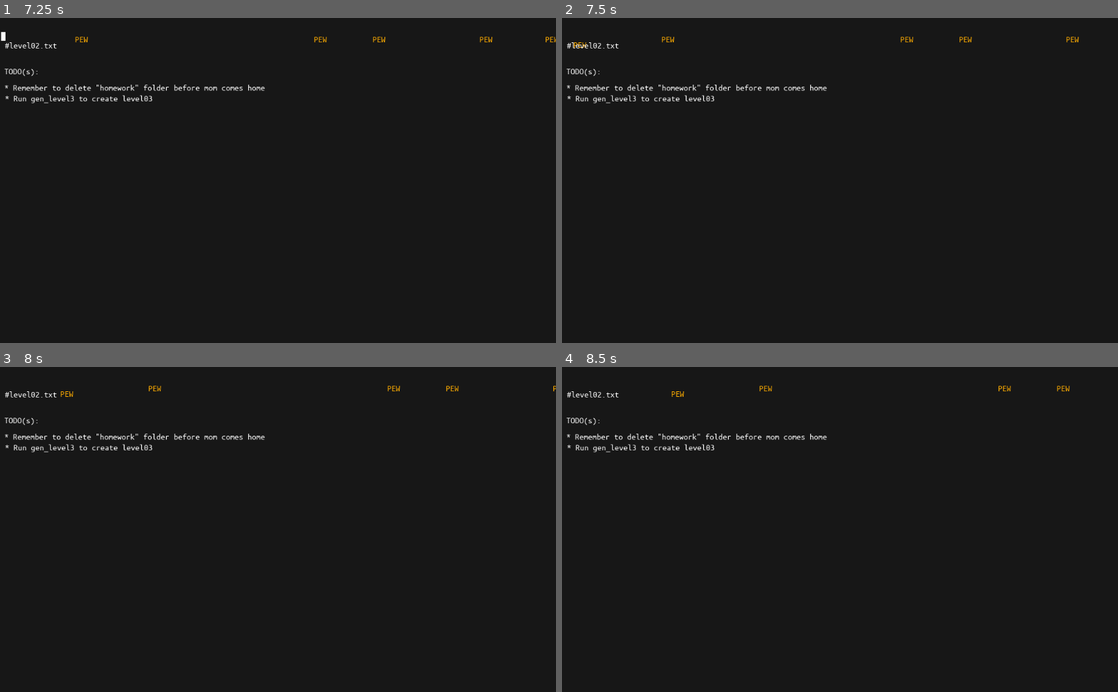
Above: before the commit, frames 1-4 (two rows, left to right).
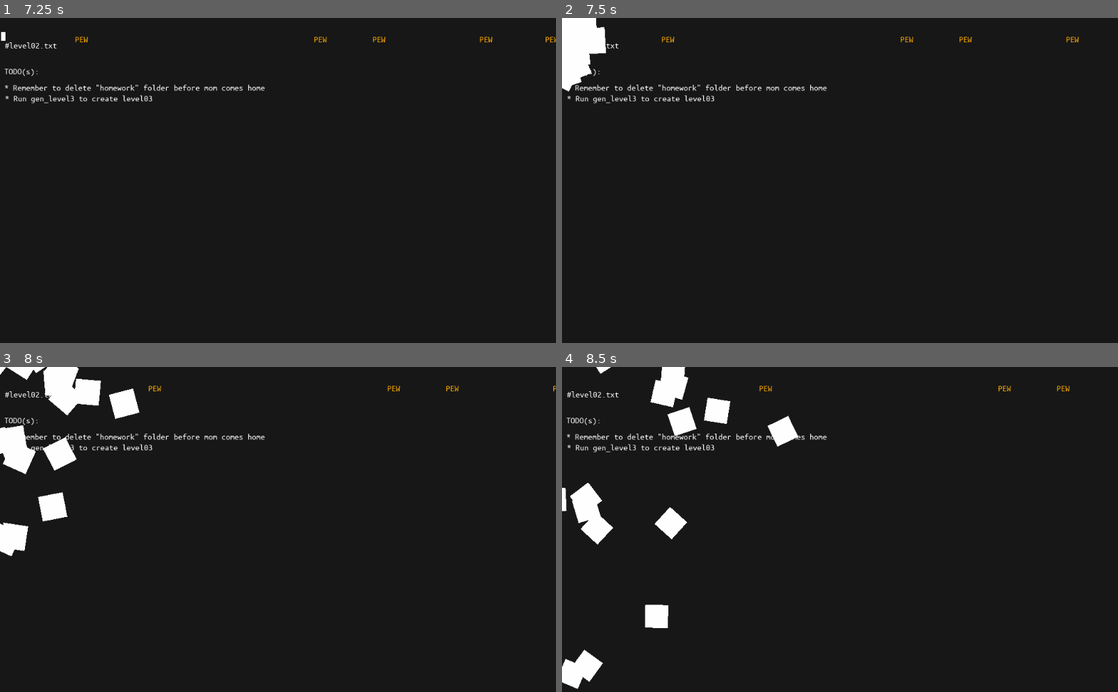
Above: after the commit, the same moments.

Repository: jaydubbyasee/ld45terminal
Game: Godot game, scene res://scenes/levels/level02/Level_02.tscn
The game is run twice, just before and just after one commit, with the same random seed, the same clock (stepped at 60 frames per second) and the same inputs. This scene is started directly instead of the project's main scene.
Inputs (mouse positions are in pixels of both pictures, inside the frame that each line leads up to):
- Up to frame 1 (7.25 s): click (88, 37) at 0.52 s; type "12" at 0.6 s; tap Enter (ui_accept) at 1.25, 1.52, 2.27, 2.75, 3.77, 4.25, 4.52, 5.27, 5.75, 6.5, 6.77 s; hold Right (ui_right) 1.28-2.78 s; tap D (shoot) every 0.75 s from 1.35 to 6.6 s; hold Left (ui_left) 2.78-3.53 s; hold Right (ui_right) 3.53-5.03 s; hold Left (ui_left) 5.03-5.78 s; hold Right (ui_right) 5.78-6.53 s; hold Left (ui_left) from 6.53 s (still down)
- Up to frame 2 (7.5 s): keep holding Left (ui_left); tap Enter (ui_accept) at 7.25 s; tap D (shoot) at 7.35 s
- Up to frame 3 (8 s): keep holding Left (ui_left); tap Enter (ui_accept) at 7.52 s
- Up to frame 4 (8.5 s): release Left (ui_left) at 8.03 s; hold Right (ui_right) from 8.03 s (still down); tap D (shoot) at 8.1 s; tap Enter (ui_accept) at 8.27 s

Frame 1 is identical in both runs. In frame 2, 1.3% of the frame differs, in the area x 0-8%, y 0-23%; in frame 3, 3.3%; in frame 4, 3.5%, in the area x 0-43%, y 0-100%.

Commit message:
Hide player on death

Diff:
--- a/CursorBoy.gd
+++ b/CursorBoy.gd
@@ -96,3 +96,4 @@
 	$DeathSfxPlayer.play()
 	$DeathTimer.start()
 	_dead = true
+	$AnimatedSprite.visible = false
--- a/scenes/levels/level02/Level_02.tscn
+++ b/scenes/levels/level02/Level_02.tscn
@@ -6,7 +6,7 @@
 [ext_resource path="res://scenes/levels/level01/Node.gd" type="Script" id=4]
 
 [sub_resource type="RectangleShape2D" id=1]
-extents = Vector2( 596.576, 387 )
+extents = Vector2( 506.576, 337 )
 
 [sub_resource type="RectangleShape2D" id=2]
 extents = Vector2( 46.2842, 20 )
@@ -172,7 +172,6 @@
 script = ExtResource( 3 )
 
 [node name="WorldBounds" type="Area2D" parent="."]
-visible = false
 
 [node name="CollisionShape2D" type="CollisionShape2D" parent="WorldBounds"]
 position = Vector2( 513.424, 337 )
--- a/scenes/levels/level03/Level_03.tscn
+++ b/scenes/levels/level03/Level_03.tscn
@@ -5,7 +5,7 @@
 [ext_resource path="res://scenes/levels/level01/Node.gd" type="Script" id=3]
 
 [sub_resource type="RectangleShape2D" id=1]
-extents = Vector2( 596.576, 387 )
+extents = Vector2( 506.576, 337 )
 
 [sub_resource type="RectangleShape2D" id=2]
 extents = Vector2( 46.2842, 20 )
